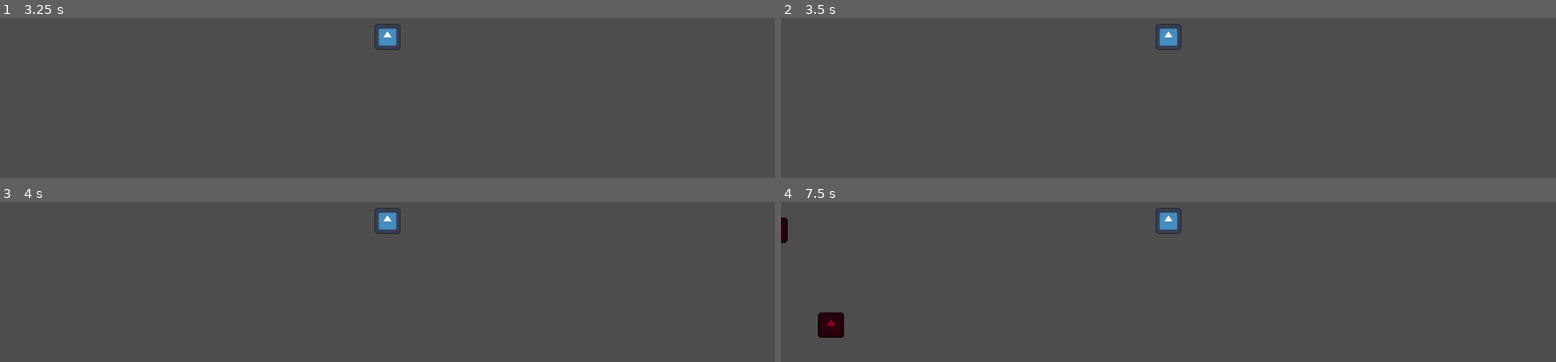
Above: before the commit, frames 1-4 (two rows, left to right).
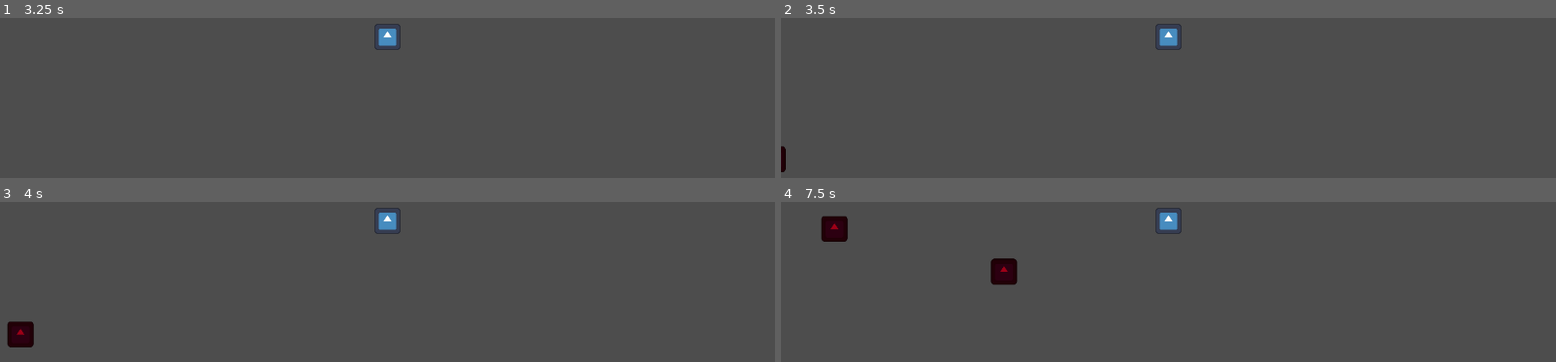
Above: after the commit, the same moments.

Repository: cosmincreato/mds
Game: Godot game, scene res://scenes/main_scene.tscn
The game is run twice, just before and just after one commit, with the same random seed, the same clock (stepped at 60 frames per second) and the same inputs. The engine's default icon, where the game draws it, is replaced by a stand-in: a white triangle on a blue panel in a dark square.
Inputs:
- Up to frame 1 (3.25 s): tap Enter at 0.5, 2 s; tap Space at 1.25, 2.75 s
- Up to frame 2 (3.5 s): no input
- Up to frame 3 (4 s): tap Enter at 3.5 s
- Up to frame 4 (7.5 s): no input

Frame 1 is identical in both runs. In frame 2, 0.1% of the frame differs, in the area x 0-1%, y 80-97%; in frame 3, 0.6%; in frame 4, 1.8%, in the area x 0-31%, y 9-85%.

Commit message:
ce se intampla

Diff:
--- a/scenes/base.tscn
+++ b/scenes/base.tscn
@@ -1,14 +1,13 @@
 [gd_scene load_steps=5 format=3 uid="uid://cp6j2eswm0vn1"]
 
 [ext_resource type="Texture2D" uid="uid://iwmndwjfdejc" path="res://assets/base/icon.svg" id="1_pvqg0"]
-[ext_resource type="Script" path="res://scripts/base.gd" id="1_t45w4"]
 [ext_resource type="PackedScene" uid="uid://dwkjaugy7ph2v" path="res://scenes/health_bar.tscn" id="2_baglu"]
+[ext_resource type="Script" uid="uid://csmmfw3uu2d4p" path="res://scripts/area_2d.gd" id="4_h5ip5"]
 
 [sub_resource type="RectangleShape2D" id="RectangleShape2D_t45w4"]
 size = Vector2(140, 137)
 
 [node name="Base" type="Node2D"]
-script = ExtResource("1_t45w4")
 
 [node name="Sprite2D" type="Sprite2D" parent="."]
 texture = ExtResource("1_pvqg0")
@@ -16,10 +15,11 @@
 [node name="HealthBar" parent="." instance=ExtResource("2_baglu")]
 
 [node name="Area2D" type="Area2D" parent="."]
+script = ExtResource("4_h5ip5")
 
 [node name="CollisionShape2D" type="CollisionShape2D" parent="Area2D"]
 position = Vector2(0, 1.5)
 scale = Vector2(1.1, 1.1)
 shape = SubResource("RectangleShape2D_t45w4")
 
-[connection signal="body_entered" from="Area2D" to="." method="_on_area_2d_body_entered"]
+[connection signal="body_entered" from="Area2D" to="Area2D" method="_on_area_2d_body_entered"]
--- a/scripts/base.gd
+++ /dev/null
@@ -1,6 +0,0 @@
-extends Node2D
-
-
-func _on_area_2d_body_entered(body: Node2D) -> void:
-	print("Damaged!")
-	body.free()
--- a/scripts/character_body_2d.gd
+++ b/scripts/character_body_2d.gd
@@ -1,19 +1,13 @@
 extends CharacterBody2D
 
-var seeking : Node2D = null
-var speed : int = 100
-
-func _ready() -> void:
-	if seeking:
-		print(seeking.name)
+var parent : Node2D = null
 
 func _physics_process(_delta: float) -> void:
-	var dir = global_position.direction_to(seeking.global_position)
-	velocity = dir * speed
+	var dir = global_position.direction_to(parent.seeking.global_position)
+	velocity = dir * parent.speed
 	move_and_slide()
 
-func set_seeking(target : Node2D) -> void:
-	seeking = target
 
-func set_speed(value : int) -> void:
-	speed = value
+# Ii vom da nodului toate proprietatile de care are nevoie
+func set_dependencies(p: Node2D):
+	self.parent = p
--- a/scripts/enemy.gd
+++ b/scripts/enemy.gd
@@ -1,10 +1,20 @@
 extends Node2D
 
 # Nodul catre care se va deplasa inamicul
-@export var seeking : Node2D = null
-@export var speed = 100
+var seeking : Node2D = null
+var speed : int = 300
 
 func _ready() -> void:
-	var body : CharacterBody2D = $CharacterBody2D
-	body.set_seeking(seeking)
-	body.set_speed(speed)
+
+	var healthBar : Node = $HealthBar
+
+	# Dependency Injection pentru copiii care au nevoie de variabile din parinte
+	for child in get_children():
+		if child.has_method("set_dependencies"):
+			child.set_dependencies(self)
+
+	healthBar.health_changed.connect(_on_health_changed)
+
+func _on_health_changed(health : int) -> void:
+	if health <= 0:
+		queue_free()
--- a/scripts/health_component.gd
+++ b/scripts/health_component.gd
@@ -1,3 +1,14 @@
 extends Node
 
-@export var health : int = 50
+signal health_changed(health)
+
+@export var max_health: int = 1000
+var health: int
+
+func _ready() -> void:
+	health = max_health
+
+# Poate functiona drept damage sau heal
+func set_health(amount: int) -> void:
+	health = amount
+	emit_signal("health_changed", health)
Not shown, removed: scripts/base.gd.uid
